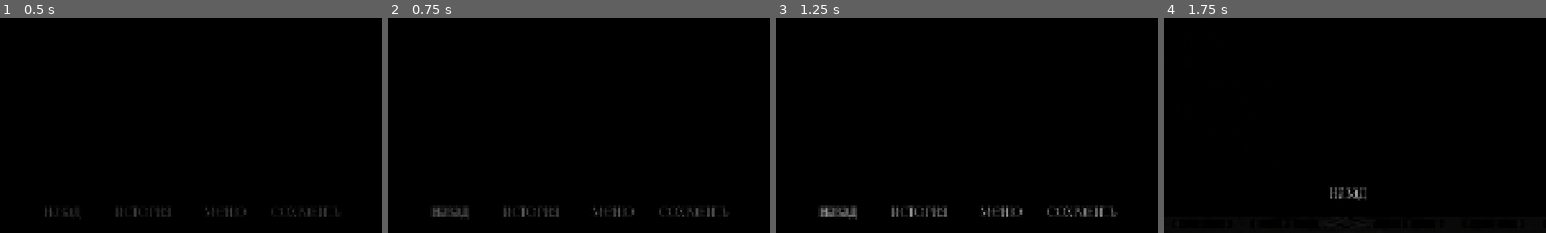
Above: before the commit, frames 1-4 (left to right).
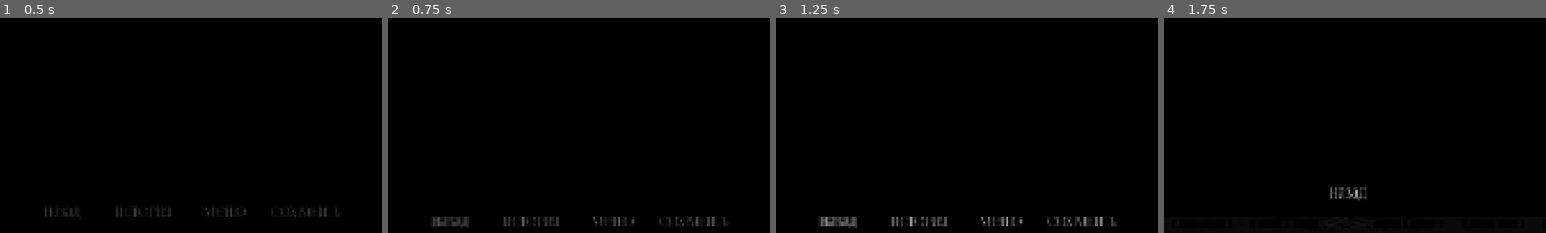
Above: after the commit, the same moments.

Repository: RolicsVin/vow
Game: Godot game, scene res://scenes/test.tscn
The game is run twice, just before and just after one commit, with the same random seed, the same clock (stepped at 60 frames per second) and the same inputs. This scene is started directly instead of the project's main scene.
Inputs:
- Up to frame 1 (0.5 s): no input
- Up to frame 2 (0.75 s): click "Назад" at 0.5 s
- Up to frame 3 (1.25 s): no input
- Up to frame 4 (1.75 s): click "История" at 1.25 s
The pictures show only the part of the screen within x 26-76%, y 50-100%; the shares and areas given below are measured in that part.

Frame 1 is identical in both runs. In frame 2, 2.0% of the frame differs, in the area x 11-89%, y 87-98%; in frame 3, 2.7%, in the area x 11-90%, y 87-98%; in frame 4, nothing differs.

Commit message:
Update test.tscn

Diff:
--- a/scenes/test.tscn
+++ b/scenes/test.tscn
@@ -1,5 +1,18 @@
 [gd_scene format=3 uid="uid://bmb1dk37kyqce"]
 
 [ext_resource type="PackedScene" uid="uid://e612oyf6jcwk" path="res://scenes/scene.tscn" id="1_errlg"]
+[ext_resource type="Script" uid="uid://ubqpel73dg6o" path="res://godo_visual_novel/core/classes/linear_dialog.gd" id="2_74lek"]
+[ext_resource type="Script" uid="uid://ba3bu5tnfw5l7" path="res://godo_visual_novel/core/classes/replica.gd" id="3_j5jx5"]
+[ext_resource type="Script" uid="uid://ds60nmvsajp50" path="res://godo_visual_novel/core/classes/txt_linear_dialog.gd" id="4_lpvoh"]
+
+[sub_resource type="Resource" id="Resource_c7gmr"]
+script = ExtResource("4_lpvoh")
+txt_path = "res://scenes/chapter_1/Chapter1.txt"
+dialog_name = "Глава 1 — Обет"
+metadata/_custom_type_script = "uid://ds60nmvsajp50"
 
 [node name="Scene" unique_id=733753458 instance=ExtResource("1_errlg")]
+
+[node name="Chat" parent="ChatRoot" parent_id_path=PackedInt32Array(765098785) index="1" unique_id=1260149037]
+linear_dialog_play_ready = "Глава 1 — Обет"
+dialog_tree = Array[ExtResource("2_74lek")]([SubResource("Resource_c7gmr")])
